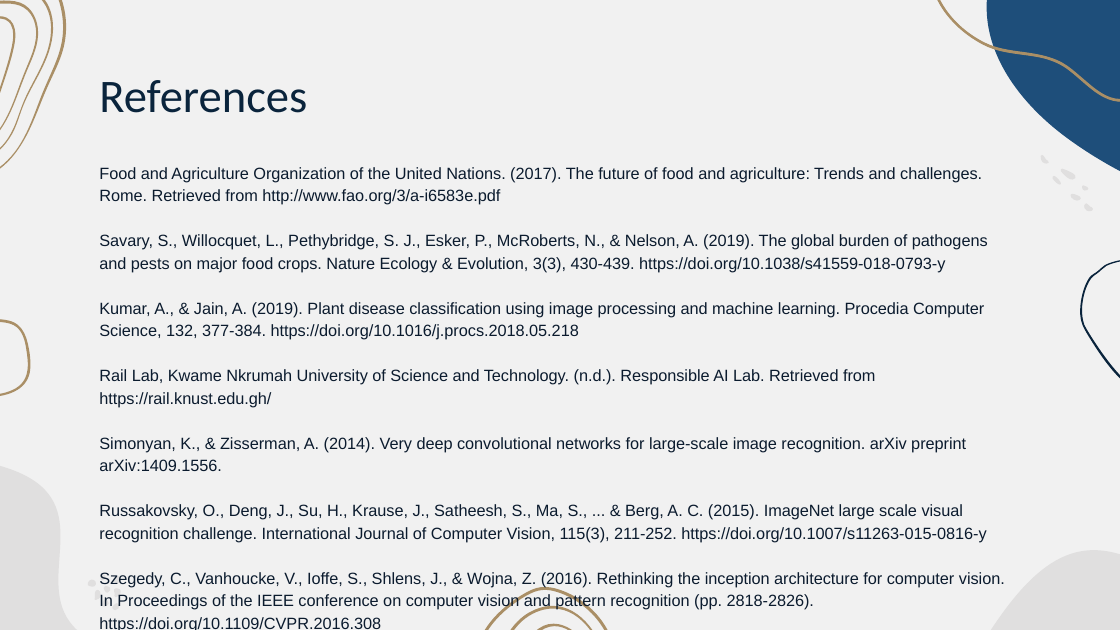
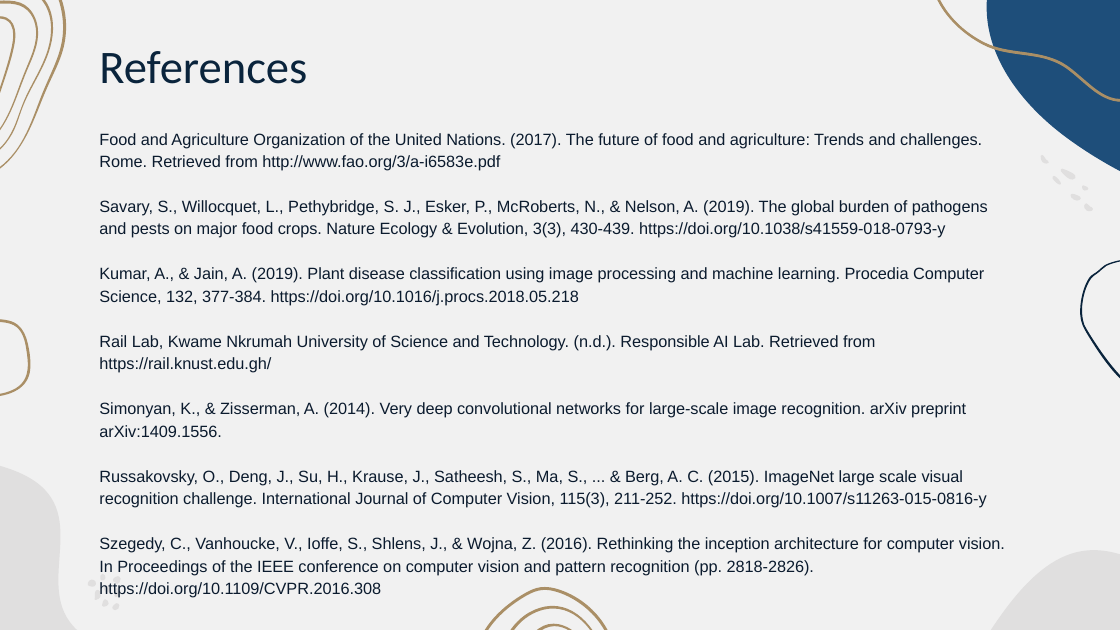
Before and after one commit to ljtaylor99/AAI-521-Final-Project, a slide deck: slide 12 of Final Project Presentation-Team 4 .pptx. Drawn at 1120x630 pixels with LibreOffice and Linux fonts; fonts in the diff are those of the drawing. Boxes give left, top, right and bottom in pixels: in the first picture for what was removed or moved away, otherwise in the second. Text is boxed around its words. In the diff, an @@ line names an element or a change of style, - is before the commit and + after.

```diff
--- a/Final Project Presentation-Team 4 .pptx
+++ b/Final Project Presentation-Team 4 .pptx
@@ title "References": place and size @@
-title "References" at [99,80,307,113]
+title "References" at [99,51,307,84]
@@ text "Food and Agriculture Organization of ...": place and size @@
-text "Food and Agriculture Organization of ..." at [99,167,1005,630]
+text "Food and Agriculture Organization of ..." at [99,133,1005,598]
```
Also in this commit, not shown: 1 other slide changed.
